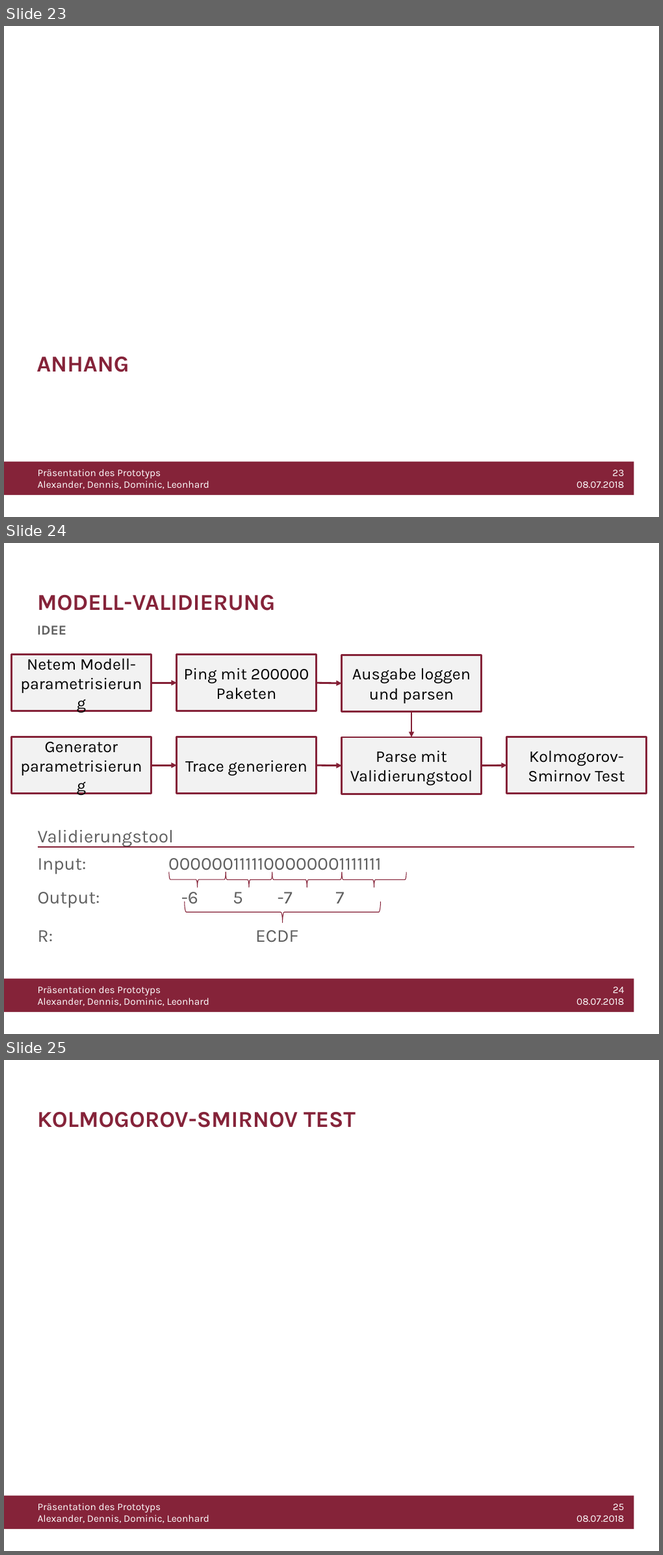
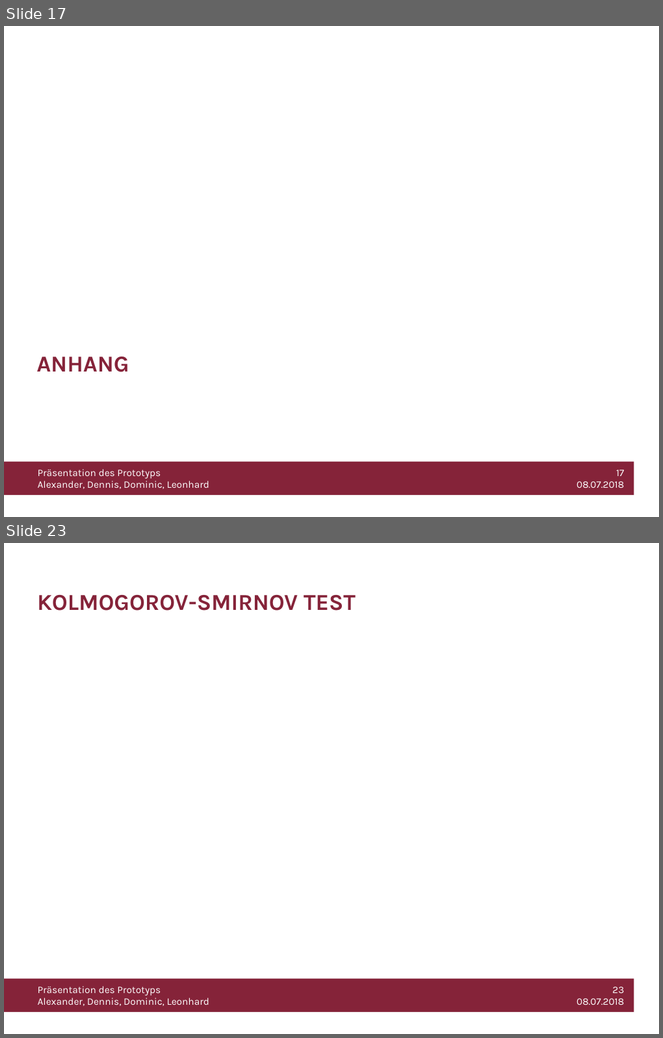
Before and after one commit to WiLEProjekt/Prototyp, a slide deck: Prototyp_Präsentation.pptx. Shown one above the other, each under a label of ours: slides 23, 24 and 25 before the commit, slides 17 and 23 after it; the slides between them are not shown. The pictures are 663x1555 and 663x1038 pixels, drawn with LibreOffice and Linux fonts; fonts in the diff are those of the drawing; grey boxes stand for pictures; background and template pictures are left out. Boxes give left, top, right and bottom in pixels: in the first picture for what was removed or moved away, otherwise in the second. Text is boxed around its words. In the diff, an @@ line names an element or a change of style, - is before the commit and + after.

```diff
--- a/Prototyp_Präsentation.pptx
+++ b/Prototyp_Präsentation.pptx
@@ slide 24 removed at (x1=4, y1=543, x2=659, y2=1034), background #FFFFFF; not listed: 3 template elements that a slide beside it also shows @@
@@ title removed at (x1=37, y1=595, x2=275, y2=611) @@
-MODELL-VALIDIERUNG
@@ text removed at (x1=37, y1=626, x2=66, y2=635) @@
-IDEE
@@ rectangle removed at (x1=12, y1=654, x2=152, y2=711) @@
-Netem Modell-parametrisierung
@@ rectangle removed at (x1=177, y1=654, x2=317, y2=711) @@
-Ping mit 200000 Paketen
@@ rectangle removed at (x1=342, y1=655, x2=482, y2=712) @@
-Ausgabe loggen und parsen
@@ arrow removed from (151, 683) to (177, 683) @@
@@ arrow removed from (316, 683) to (342, 683) @@
@@ arrow removed from (412, 712) to (412, 737) @@
@@ rectangle removed at (x1=12, y1=737, x2=152, y2=794) @@
-Generator parametrisierung
@@ rectangle removed at (x1=177, y1=737, x2=317, y2=794) @@
-Trace generieren
@@ rectangle removed at (x1=342, y1=737, x2=482, y2=795) @@
-Parse mit Validierungstool
@@ rectangle removed at (x1=507, y1=737, x2=647, y2=794) @@
-Kolmogorov-Smirnov Test
@@ arrow removed from (151, 766) to (177, 766) @@
@@ arrow removed from (316, 766) to (342, 766) @@
@@ arrow removed from (481, 766) to (507, 766) @@
@@ text removed at (x1=38, y1=830, x2=381, y2=943) @@
-Validierungstool
-Input: 0000001111100000001111111
-Output: -6 5 -7 7
-R: ECDF
@@ line removed from (37, 848) to (634, 848) @@
@@ group removed at (x1=169, y1=873, x2=406, y2=923): 5 left braces @@
@@ what was slide 23 is now slide 17 @@
@@ text at (x1=577, y1=470, x2=624, y2=488): text changed @@
-23
-08.07.2018
+17
+08.07.2018
@@ what was slide 25 is now slide 23 @@
@@ text at (x1=577, y1=987, x2=624, y2=1005): text changed @@
-25
-08.07.2018
+23
+08.07.2018
```
Also in this commit, not shown: 4 slides changed, 8 slides added, 7 other slides removed, 1 other file.
